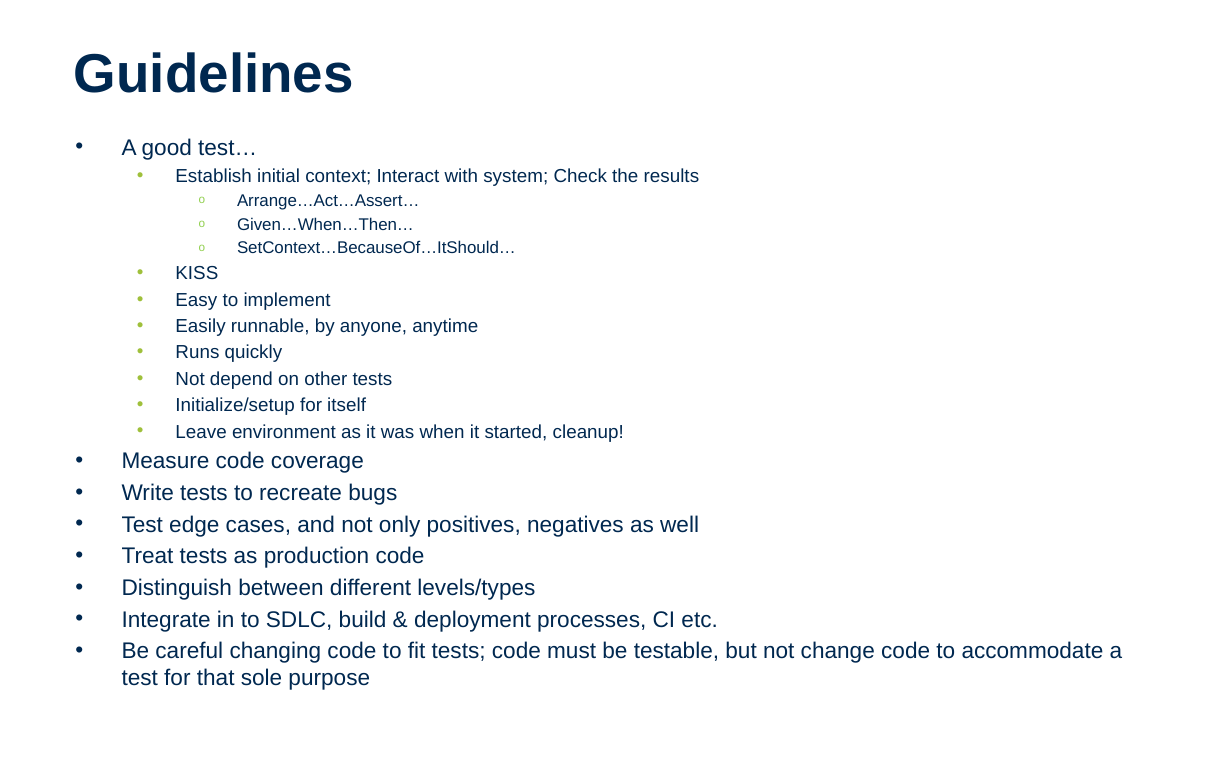
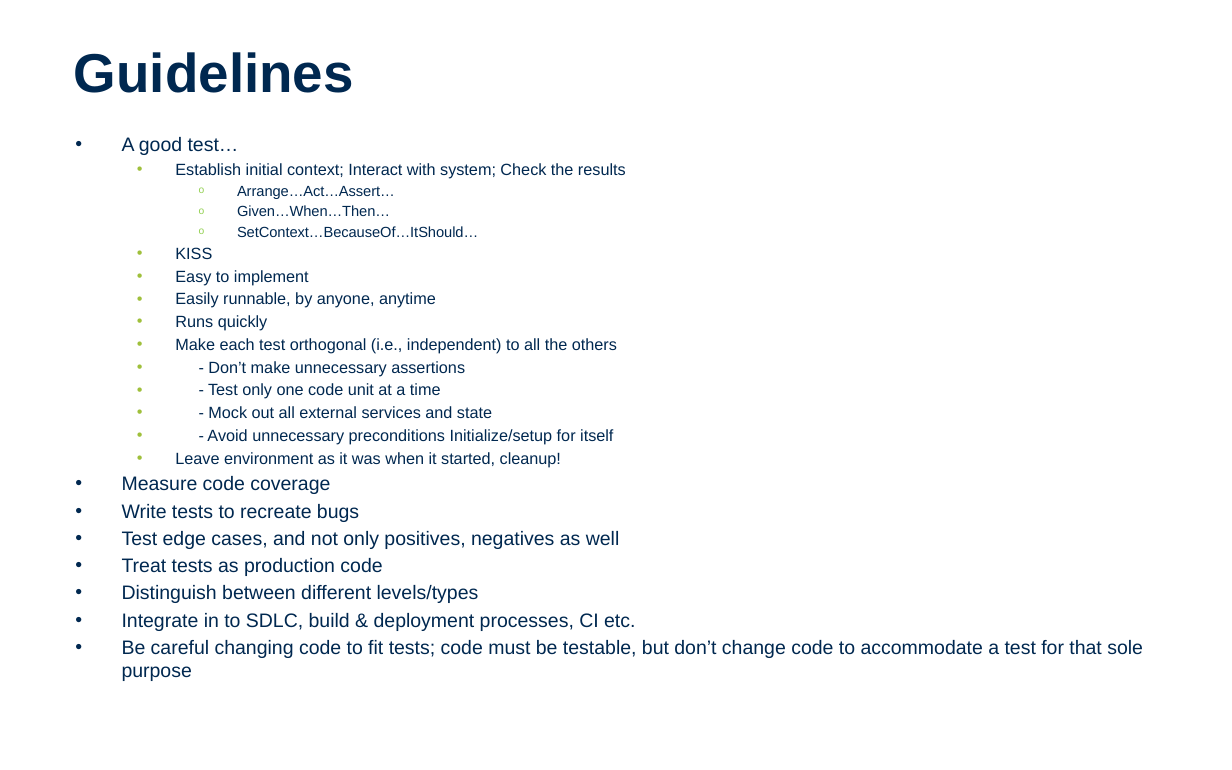
Before and after one commit to EntelectCodeDojo/Testing, a slide deck: slide 8 of CodeDojo-UnitTesting.pptx. Drawn at 1232x770 pixels with LibreOffice and Linux fonts; fonts in the diff are those of the drawing; background and template pictures are left out. Boxes give left, top, right and bottom in pixels: in the first picture for what was removed or moved away, otherwise in the second. Text is boxed around its words. In the diff, an @@ line names an element or a change of style, - is before the commit and + after.

Commit message:
Updating slides.

```diff
--- a/CodeDojo-UnitTesting.pptx
+++ b/CodeDojo-UnitTesting.pptx
@@ text at [122, 137, 635, 631]: size 13.2 to 11.4 pt in "A good test…", "Measure code coverage", "Write tests to recreate bugs", "Test edge cases, and not only positives, ..." and 3 more places; size 11 to 9.5 pt in "Establish initial context; Interact with system; Check ...", "KISS", "Easy to implement", "Easily runnable, by anyone, anytime" and 2 more places; size 9.9 to 8.6 pt in "Arrange…Act…Assert…", "Given…When…Then…", "SetContext…BecauseOf…ItShould…" @@
@@ text at [175, 338, 617, 445]: text changed; size 11 to 9.5 pt @@
-  • Not depend on other tests
-  • Initialize/setup for itself
+  • Make each test orthogonal (i.e., independent) to all the others
+  • - Don’t make unnecessary assertions
+  • - Test only one code unit at a time
+  • - Mock out all external services and state
+  • - Avoid unnecessary preconditions Initialize/setup for itself
@@ text at [122, 640, 1143, 681]: text changed; size 13.2 to 11.4 pt @@
-• Be careful changing code to fit tests; code must be testable, but not change code to accommodate a test for that sole purpose
+• Be careful changing code to fit tests; code must be testable, but don’t change code to accommodate a test for that sole purpose
```
Also in this commit, not shown: 1 other slide changed, 2 slides added.
